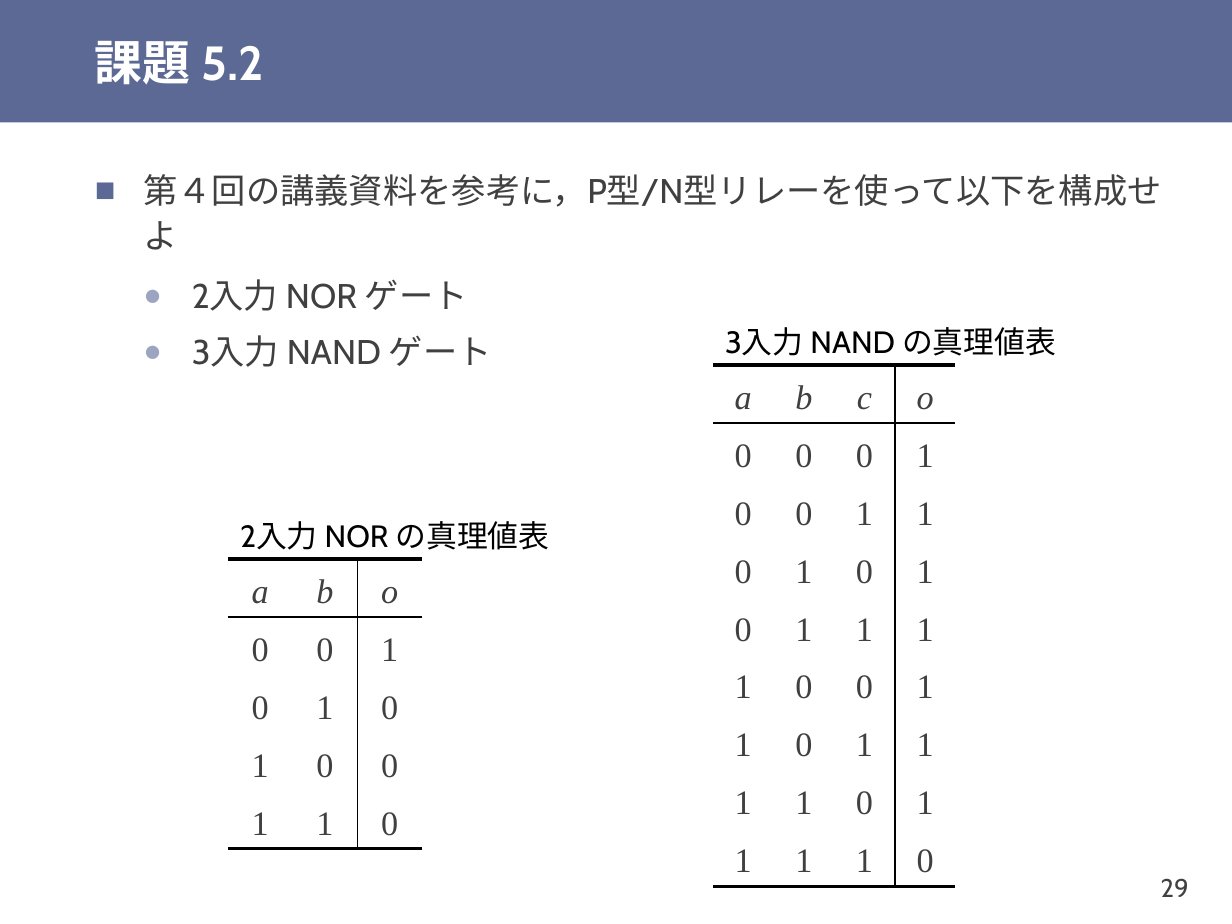
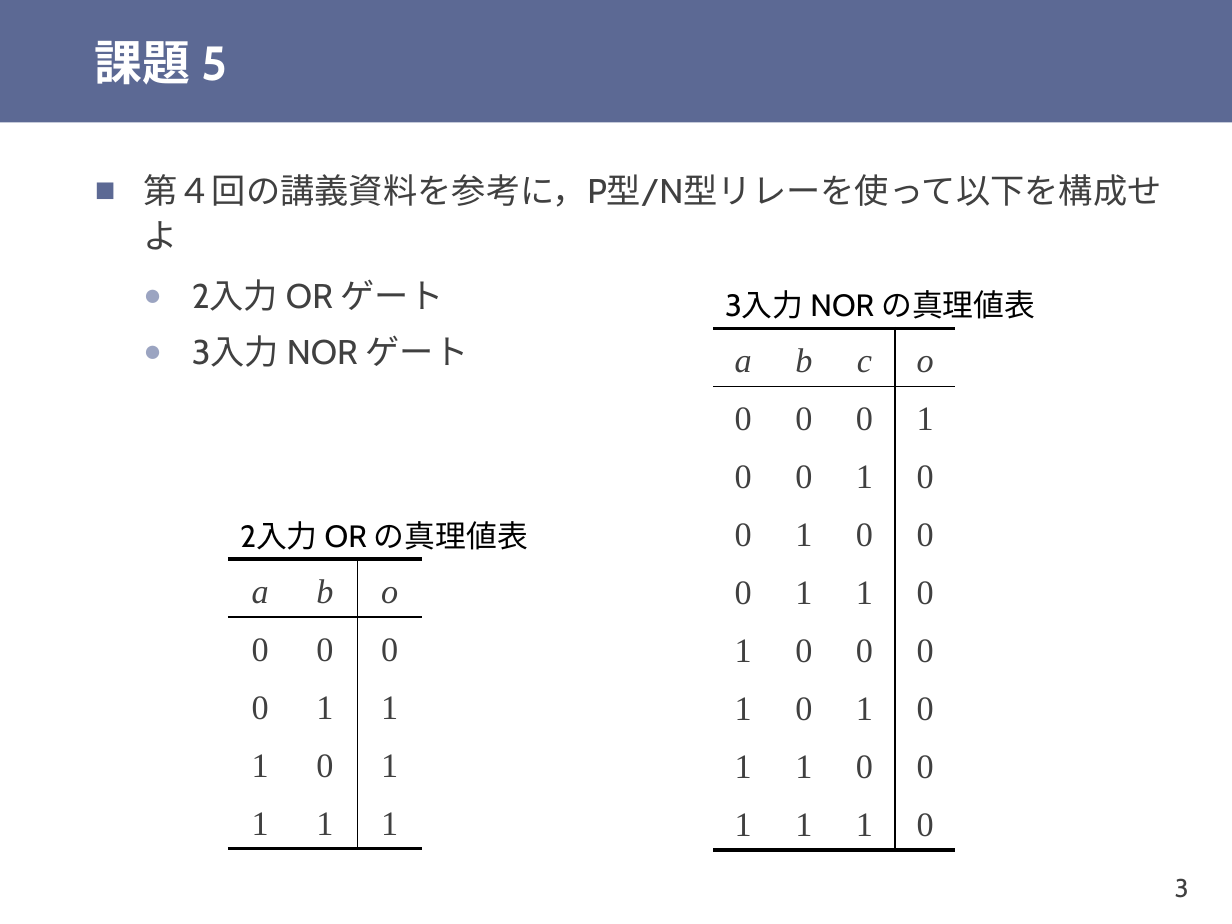
Before and after one commit to shioyadan/otya-computer-architecture-i, a slide deck: slide 3 of cai-shioya-06.pptx (slide 29 before the commit). Drawn at 1232x924 pixels with LibreOffice and Linux fonts; fonts in the diff are those of the drawing. Boxes give left, top, right and bottom in pixels: in the first picture for what was removed or moved away, otherwise in the second. Text is boxed around its words. In the diff, an @@ line names an element or a change of style, - is before the commit and + after.

```diff
--- a/cai-shioya-06.pptx
+++ b/cai-shioya-06.pptx
@@ title at (x1=95, y1=41, x2=227, y2=84): text changed @@
-課題 5.2
+課題 5
@@ text at (x1=192, y1=279, x2=469, y2=367): text changed @@
-  ● 2入力 NOR ゲート
-  ● 3入力 NAND ゲート
+  ● 2入力 OR ゲート
+  ● 3入力 NOR ゲート
@@ text at (x1=725, y1=290, x2=1035, y2=319): text changed @@
-3入力 NAND の真理値表
+3入力 NOR の真理値表
@@ table at (x1=713, y1=329, x2=955, y2=845) @@
-row 3, column 4: 1
+row 3, column 4: 0
-row 4, column 4: 1
+row 4, column 4: 0
-row 5, column 4: 1
+row 5, column 4: 0
-row 6, column 4: 1
+row 6, column 4: 0
-row 7, column 4: 1
+row 7, column 4: 0
-row 8, column 4: 1
+row 8, column 4: 0
@@ table moved from (x1=713, y1=365, x2=955, y2=881) to (x1=713, y1=329, x2=955, y2=845) @@
@@ text at (x1=240, y1=521, x2=528, y2=550): text changed @@
-2入力 NOR の真理値表
+2入力 OR の真理値表
@@ table at (x1=228, y1=559, x2=421, y2=846) @@
-row 2, column 3: 1
+row 2, column 3: 0
-row 3, column 3: 0
+row 3, column 3: 1
-row 4, column 3: 0
+row 4, column 3: 1
-row 5, column 3: 0
+row 5, column 3: 1
@@ page number at (x1=1175, y1=878, x2=1189, y2=898): text changed @@
-29
+3
```
Also in this commit, not shown: 10 other slides changed, 24 slides added, 25 slides removed, 1 other file.
